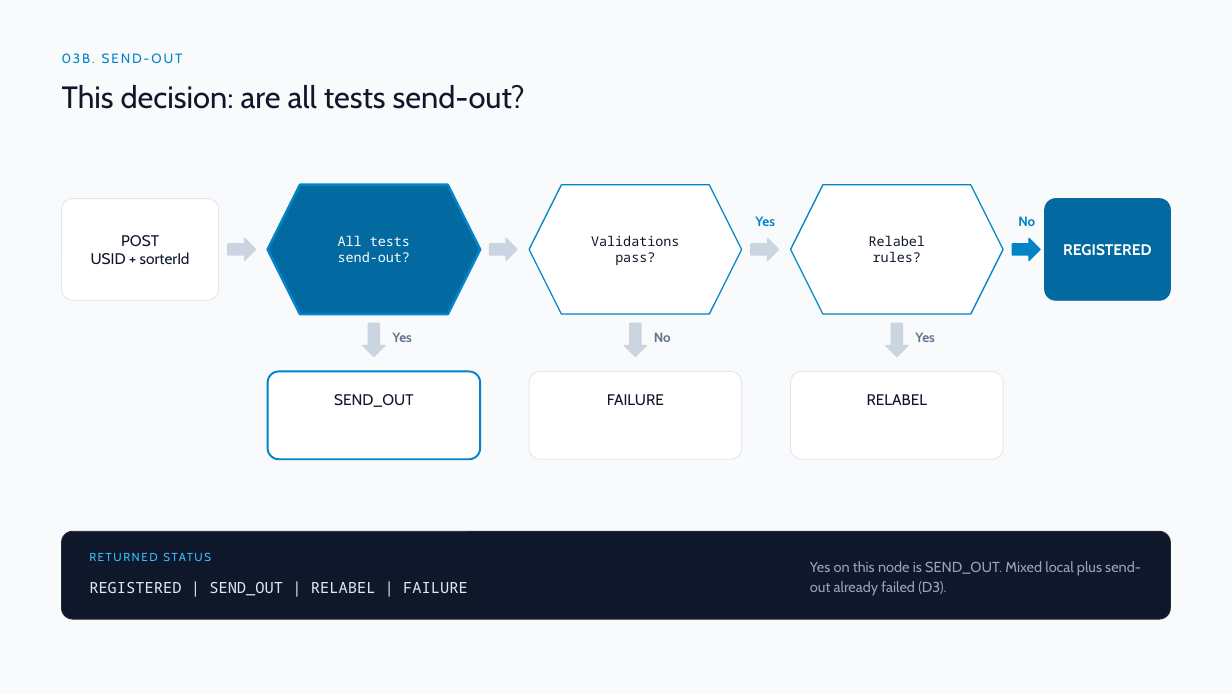
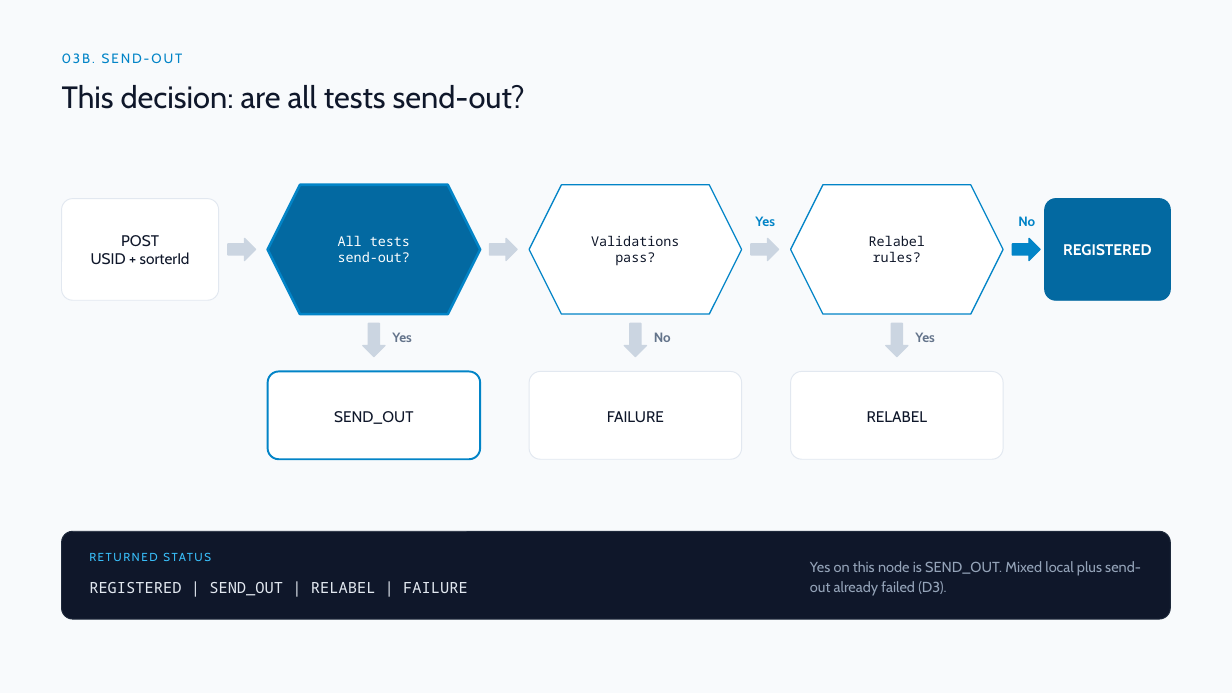
Before and after one commit to DragonChong/HA-Notes, a slide deck: slide 7 of SDLC/Projects/TMP-specimen-sorter-api — Specimen Sorter API/assets/Specimen Sorter API v3.pptx. Drawn at 1232x693 pixels with LibreOffice and Linux fonts; fonts in the diff are those of the drawing. Boxes give left, top, right and bottom in pixels: in the first picture for what was removed or moved away, otherwise in the second. Text is boxed around its words. In the diff, an @@ line names an element or a change of style, - is before the commit and + after.

```diff
--- a/SDLC/Projects/TMP-specimen-sorter-api — Specimen Sorter API/assets/Specimen Sorter API v3.pptx
+++ b/SDLC/Projects/TMP-specimen-sorter-api — Specimen Sorter API/assets/Specimen Sorter API v3.pptx
@@ text "SEND_OUT": place and size @@
-text "SEND_OUT" at [334, 394, 413, 407]
+text "SEND_OUT" at [334, 411, 413, 424]
@@ text "FAILURE": place and size @@
-text "FAILURE" at [607, 394, 664, 405]
+text "FAILURE" at [607, 411, 664, 422]
@@ text "RELABEL": place and size @@
-text "RELABEL" at [867, 394, 927, 405]
+text "RELABEL" at [867, 411, 927, 422]
```
Also in this commit, not shown: 3 other slides changed, 2 other files.
